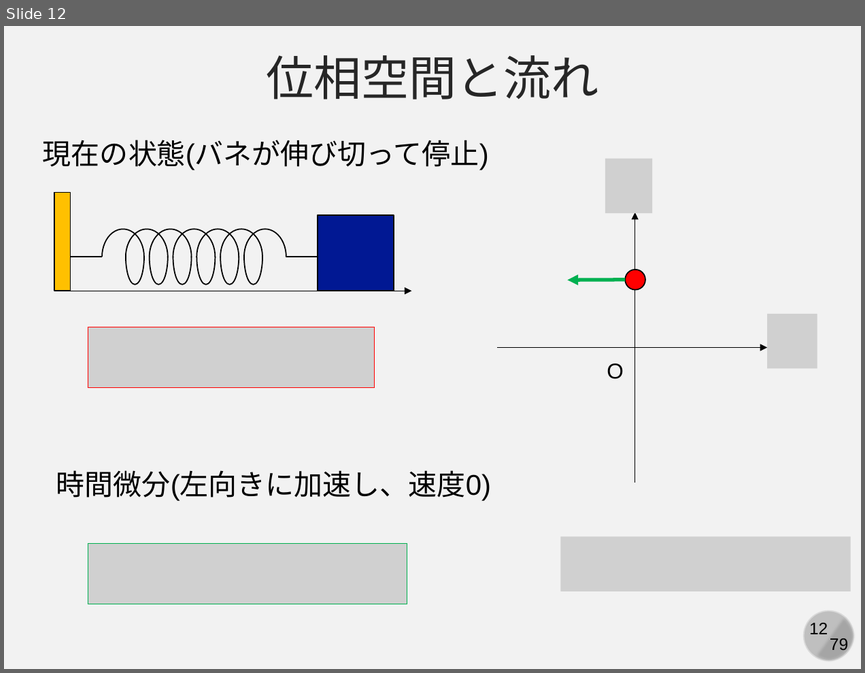
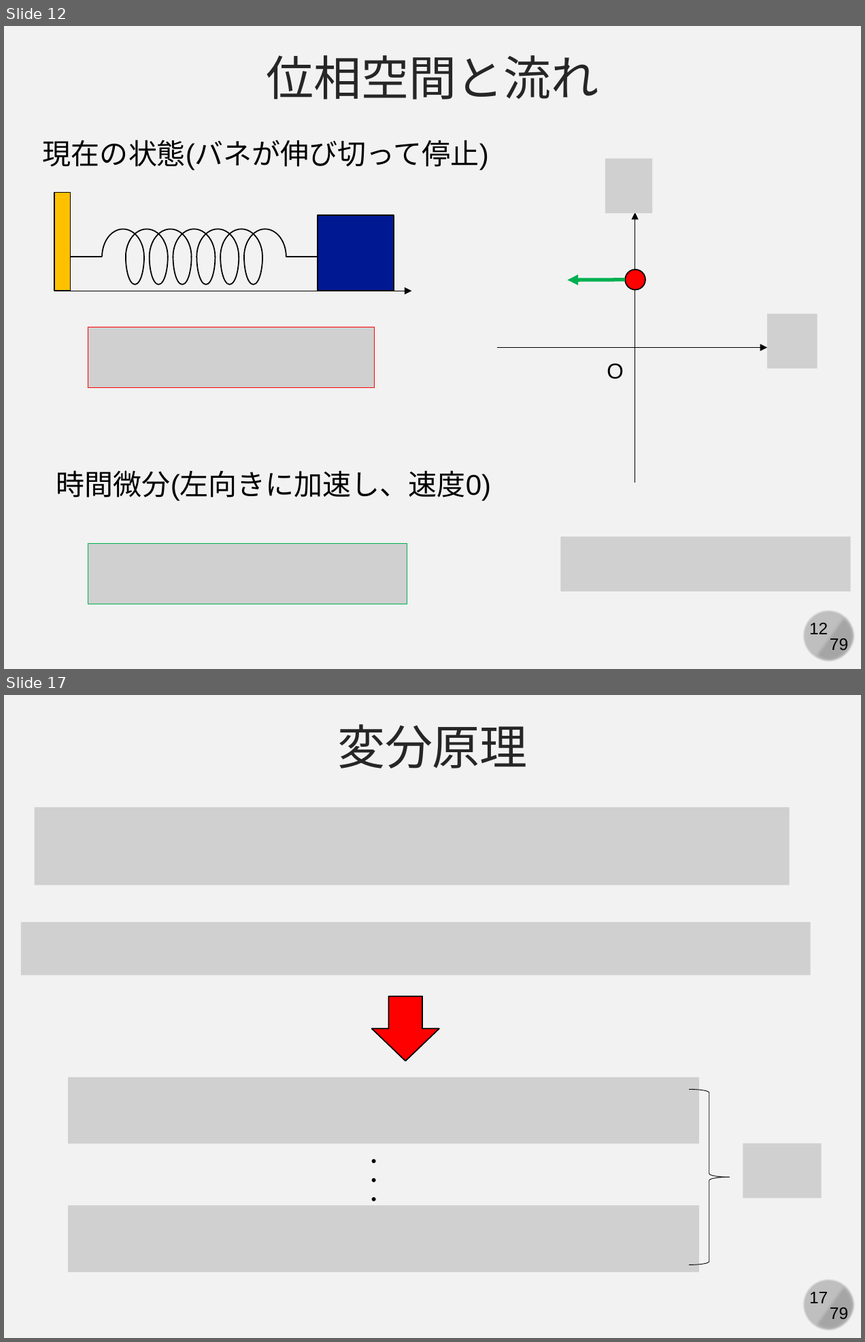
Before and after one commit to kaityo256/simulation_engineering, a slide deck: 05_md_basic/simulation05.pptx. Shown one above the other, each under a label of ours: slide 12 before the commit, slides 12 and 17 after it; the slides between them are not shown. The pictures are 865x673 and 865x1342 pixels, drawn with LibreOffice and Linux fonts; fonts in the diff are those of the drawing; grey boxes stand for pictures. Boxes give left, top, right and bottom in pixels: in the first picture for what was removed or moved away, otherwise in the second. Text is boxed around its words. In the diff, an @@ line names an element or a change of style, - is before the commit and + after.

```diff
--- a/05_md_basic/simulation05.pptx
+++ b/05_md_basic/simulation05.pptx
@@ slide 17 added at [4, 695, 861, 1338], background #F2F2F2; not listed: 4 template elements that a slide beside it also shows @@
@@ text added at [337, 724, 528, 768], 40 pt, text #262626 @@
+変分原理
@@ picture added at [34, 807, 789, 885] @@
@@ picture added at [21, 922, 810, 975] @@
@@ down arrow added at [372, 996, 439, 1061], fill #FF0000, outline #000000 1 pt @@
@@ picture added at [68, 1077, 699, 1144] @@
@@ right brace added at [689, 1089, 729, 1265], outline #000000 0.5 pt @@
@@ picture added at [742, 1143, 821, 1198] @@
@@ text added at [361, 1159, 389, 1201], 16 pt, text #000000 @@
+・・・
@@ picture added at [68, 1205, 699, 1272] @@
```
Also in this commit, not shown: 1 slide changed, 13 other slides added.
